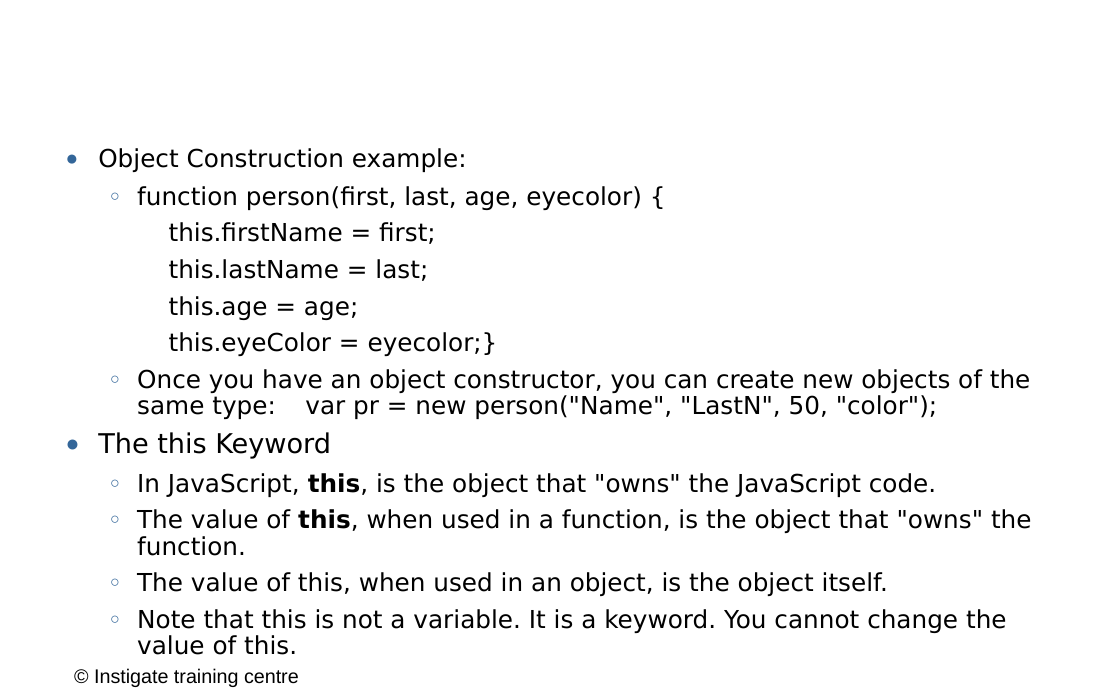
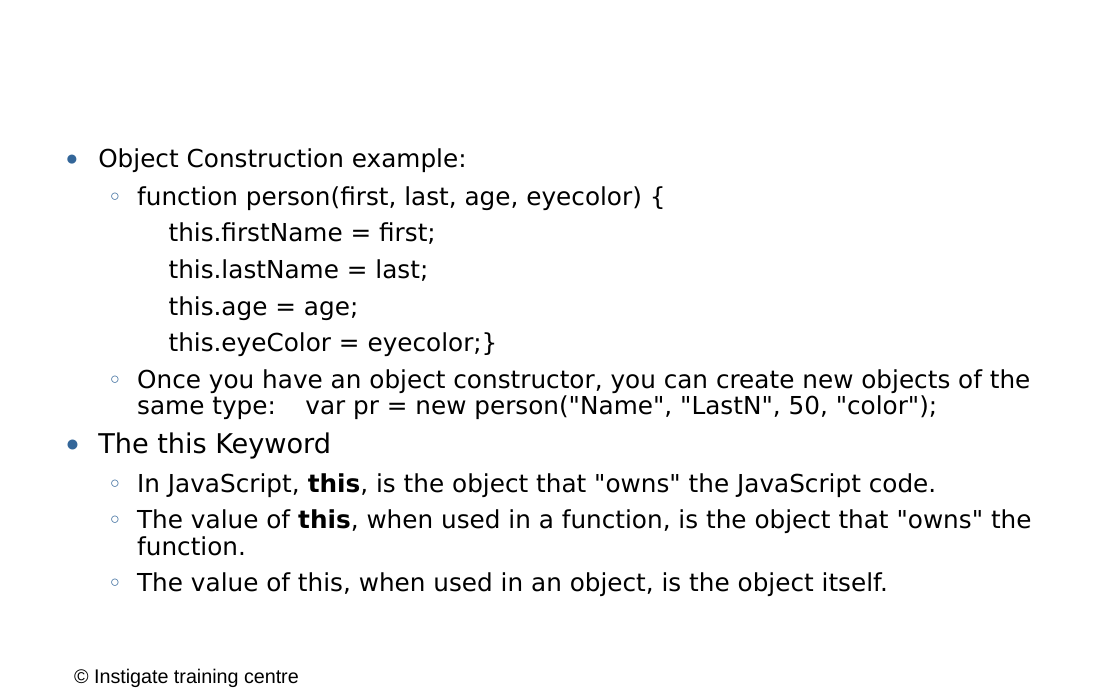
Before and after one commit to ITC-Vanadzor/ITC-7, a slide deck: slide 6 of Presentations/Javascript/4_objects_functions.odp. Drawn at 1120x700 pixels with LibreOffice and Linux fonts; fonts in the diff are those of the drawing; background and template pictures are left out. Boxes give left, top, right and bottom in pixels: in the first picture for what was removed or moved away, otherwise in the second. Text is boxed around its words. In the diff, an @@ line names an element or a change of style, - is before the commit and + after.

```diff
--- a/Presentations/Javascript/4_objects_functions.odp
+++ b/Presentations/Javascript/4_objects_functions.odp
@@ text at box(137, 609, 1007, 655): paragraph removed @@
-  ○ Note that this is not a variable. It is a keyword. You cannot change the value of this.
```
Also in this commit, not shown: 12 other slides changed, 1 slide added, 1 other file.
